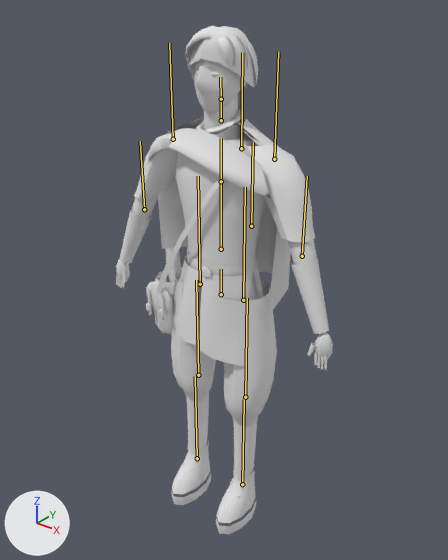
Before and after pictures for a commit that changed the glTF model docs/specs/2026-09-10-skybound/implementation/t02b/character/assets/naru-lod1.glb.
One viewpoint serves both versions: a 50 mm lens placed at (1.133, -1.402, 1.796), pointed at (0.004, 0.009, 0.921). Every picture has the same lights, and +X, +Y and +Z are marked at lower left. The picture after the commit comes second. The bones that change, and the others that lie on the model, are drawn over the model as lines.

In view in the first picture: 'Naru_skin'.
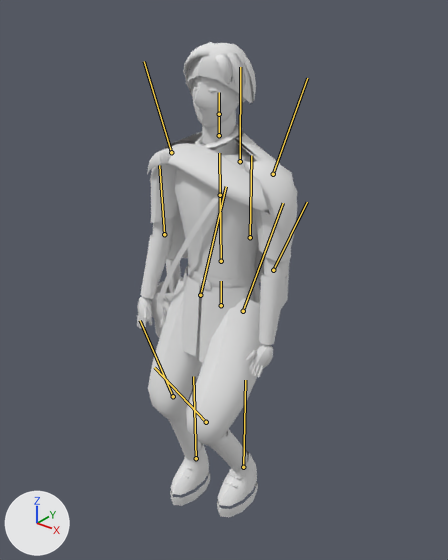
The newer file adds an action. The first version stands in its rest pose; the second is drawn at frame 20 of the action 'walk'.

Boxes [x1, y1, x2, y2] around the edits, measured in the pictures (448 x 560 px):
'Naru_skin', posed (26% narrower, 6% shorter)
    before: [116, 26, 333, 534]
    after: [137, 42, 298, 517]
bone 'hips', root to tip
    before: (221, 294) to (221, 269)
    after: (221, 305) to (221, 281)
bone 'spine', root to tip
    before: (221, 249) to (221, 181)
    after: (221, 261) to (220, 195)
bone 'chest', root to tip
    before: (221, 181) to (221, 138)
    after: (220, 195) to (219, 153)
bone 'upperArm_L', root to tip
    before: (274, 159) to (278, 51)
    after: (273, 174) to (307, 78)
bone 'forearm_L', root to tip
    before: (302, 256) to (307, 176)
    after: (273, 270) to (307, 202)
bone 'upperArm_R', root to tip
    before: (173, 139) to (169, 43)
    after: (171, 152) to (144, 61)
bone 'forearm_R', root to tip
    before: (144, 209) to (140, 141)
    after: (164, 234) to (159, 165)
bone 'thigh_L', root to tip
    before: (243, 300) to (245, 187)
    after: (243, 311) to (283, 203)
bone 'shin_L', root to tip
    before: (245, 397) to (247, 298)
    after: (206, 422) to (154, 367)
bone 'foot_L', root to tip
    before: (242, 484) to (244, 399)
    after: (243, 467) to (245, 380)
bone 'thigh_R', root to tip
    before: (200, 284) to (198, 176)
    after: (200, 295) to (226, 186)
bone 'shin_R', root to tip
    before: (198, 375) to (196, 280)
    after: (173, 396) to (140, 320)
bone 'foot_R', root to tip
    before: (197, 458) to (195, 376)
    after: (196, 458) to (193, 376)

The change, as a list of edits to the scene's bpy script:
```text
Change bone_hips:
    where bone_hips = bpy.data.objects['Naru_LOD1'].pose.bones['hips']
    bone_hips.location: (0.0, 0.0, 0.0) -> (0.0, -0.041, 0.0)
Change bone_spine:
    where bone_spine = bpy.data.objects['Naru_LOD1'].pose.bones['spine']  # child of 'hips'
    bone_spine.rotation_quaternion: (1.0, 0.0, 0.0, 0.0) -> (1.0, 0.012, -0.014, 0.0)  # degrees (0, 0, 0) -> degrees (1, -2, 0)
Change bone_chest:
    where bone_chest = bpy.data.objects['Naru_LOD1'].pose.bones['chest']  # child of 'spine'
    bone_chest.rotation_quaternion: (1.0, 0.0, 0.0, 0.0) -> (1.0, -0.006, 0.017, 0.0)  # degrees (0, 0, 0) -> degrees (-1, 2, 0)
Change bone_upperarm_l:
    where bone_upperarm_l = bpy.data.objects['Naru_LOD1'].pose.bones['upperArm_L']  # child of 'chest'
    bone_upperarm_l.rotation_quaternion: (1.0, 0.0, 0.0, 0.0) -> (0.986, -0.007, -0.001, -0.169)  # degrees (0, 0, 0) -> degrees (-1, 0, -19)
Change bone_forearm_l:
    where bone_forearm_l = bpy.data.objects['Naru_LOD1'].pose.bones['forearm_L']  # child of 'upperArm_L'
    bone_forearm_l.rotation_quaternion: (1.0, 0.0, 0.0, 0.0) -> (0.997, -0.082, 0.0, 0.0)  # degrees (0, 0, 0) -> degrees (-9, 0, 0)
Change bone_upperarm_r:
    where bone_upperarm_r = bpy.data.objects['Naru_LOD1'].pose.bones['upperArm_R']  # child of 'chest'
    bone_upperarm_r.rotation_quaternion: (1.0, 0.0, 0.0, 0.0) -> (0.986, 0.007, -0.001, 0.169)  # degrees (0, 0, 0) -> degrees (1, 0, 19)
Change bone_forearm_r:
    where bone_forearm_r = bpy.data.objects['Naru_LOD1'].pose.bones['forearm_R']  # child of 'upperArm_R'
    bone_forearm_r.rotation_quaternion: (1.0, 0.0, 0.0, 0.0) -> (0.988, -0.157, 0.0, 0.0)  # degrees (0, 0, 0) -> degrees (-18, 0, 0)
Change bone_thigh_l:
    where bone_thigh_l = bpy.data.objects['Naru_LOD1'].pose.bones['thigh_L']  # child of 'hips'
    bone_thigh_l.rotation_quaternion: (1.0, 0.0, 0.0, 0.0) -> (0.956, -0.292, 0.0, 0.0)  # degrees (0, 0, 0) -> degrees (-34, 0, 0)
Change bone_shin_l:
    where bone_shin_l = bpy.data.objects['Naru_LOD1'].pose.bones['shin_L']  # child of 'thigh_L'
    bone_shin_l.rotation_quaternion: (1.0, 0.0, 0.0, 0.0) -> (0.831, 0.557, 0.0, 0.0)  # degrees (0, 0, 0) -> degrees (68, 0, 0)
Change bone_foot_l:
    where bone_foot_l = bpy.data.objects['Naru_LOD1'].pose.bones['foot_L']  # child of 'shin_L'
    bone_foot_l.rotation_quaternion: (1.0, 0.0, 0.0, 0.0) -> (0.957, -0.29, 0.0, 0.0)  # degrees (0, 0, 0) -> degrees (-34, 0, 0)
Change bone_thigh_r:
    where bone_thigh_r = bpy.data.objects['Naru_LOD1'].pose.bones['thigh_R']  # child of 'hips'
    bone_thigh_r.rotation_quaternion: (1.0, 0.0, 0.0, 0.0) -> (0.982, -0.188, 0.0, 0.0)  # degrees (0, 0, 0) -> degrees (-22, 0, 0)
Change bone_shin_r:
    where bone_shin_r = bpy.data.objects['Naru_LOD1'].pose.bones['shin_R']  # child of 'thigh_R'
    bone_shin_r.rotation_quaternion: (1.0, 0.0, 0.0, 0.0) -> (0.935, 0.356, 0.0, 0.0)  # degrees (0, 0, 0) -> degrees (42, 0, 0)
Change bone_foot_r:
    where bone_foot_r = bpy.data.objects['Naru_LOD1'].pose.bones['foot_R']  # child of 'shin_R'
    bone_foot_r.rotation_quaternion: (1.0, 0.0, 0.0, 0.0) -> (0.985, -0.173, 0.0, 0.0)  # degrees (0, 0, 0) -> degrees (-20, 0, 0)
```
